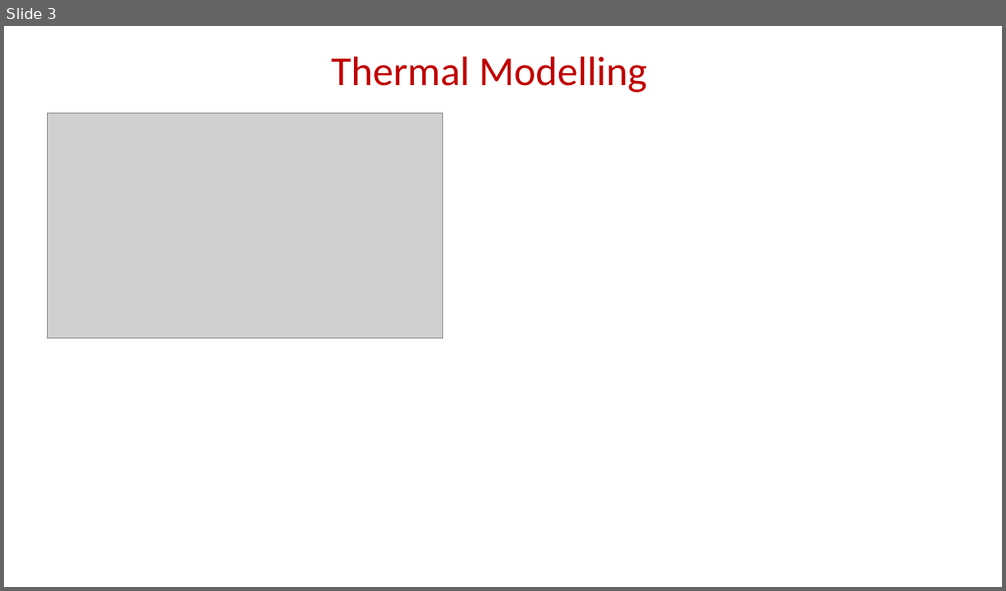
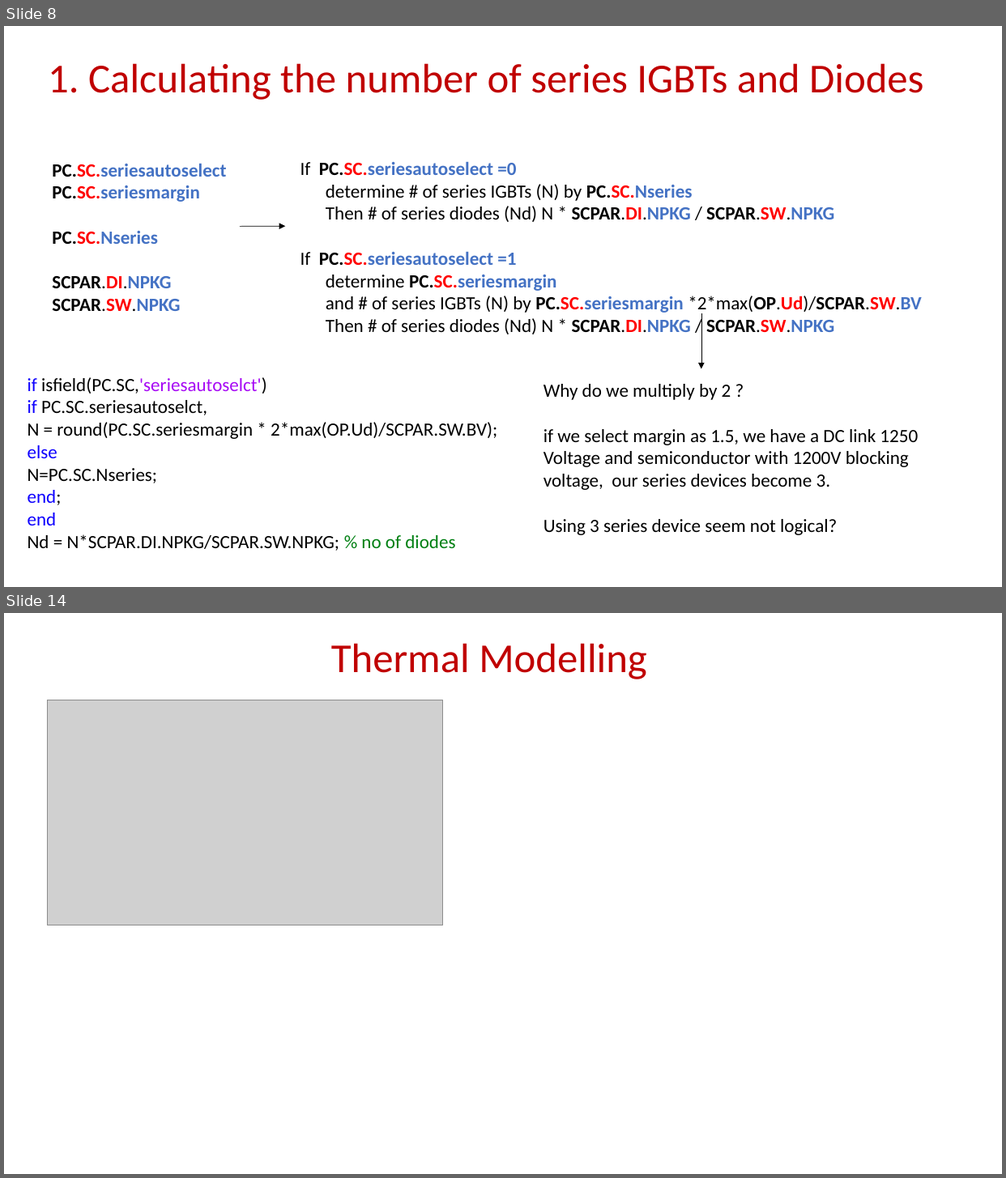
Before and after one commit to EnesAyaz/KTH, a slide deck: Weekly-Reports/IterativeSolutuon.pptx. Shown one above the other, each under a label of ours: slide 3 before the commit, slides 8 and 14 after it; the slides between them are not shown. The pictures are 1006x591 and 1006x1178 pixels, drawn with LibreOffice and Linux fonts; fonts in the diff are those of the drawing; grey boxes stand for pictures. Boxes give left, top, right and bottom in pixels: in the first picture for what was removed or moved away, otherwise in the second. Text is boxed around its words. In the diff, an @@ line names an element or a change of style, - is before the commit and + after.

```diff
--- a/Weekly-Reports/IterativeSolutuon.pptx
+++ b/Weekly-Reports/IterativeSolutuon.pptx
@@ slide 8 added at (4,26,1002,587), background #FFFFFF @@
@@ title added at (48,63,923,100), 39.6 pt, text #C00000 @@
+1. Calculating the number of series IGBTs and Diodes
@@ text added at (52,164,226,311), 18 pt, text #4472C4, bold @@
+PC.SC.seriesautoselect
+PC.SC.seriesmargin
+PC.SC.Nseries
+SCPAR.DI.NPKG
+SCPAR.SW.NPKG
@@ text added at (300,162,922,335), 18 pt, text #000000, bold @@
+If PC.SC.seriesautoselect =0
+determine # of series IGBTs (N) by PC.SC.Nseries
+Then # of series diodes (Nd) N * SCPAR.DI.NPKG / SCPAR.SW.NPKG
+If PC.SC.seriesautoselect =1
+determine PC.SC.seriesmargin
+and # of series IGBTs (N) by PC.SC.seriesmargin *2*max(OP.Ud)/SCPAR.SW.BV
+Then # of series diodes (Nd) N * SCPAR.DI.NPKG / SCPAR.SW.NPKG
@@ arrow added from (240, 227) to (286, 226), #000000 0.5 pt @@
@@ arrow added from (701, 314) to (701, 369), #000000 0.5 pt @@
@@ text added at (27,378,497,551), 18 pt, text #000000 @@
+if isfield(PC.SC,'seriesautoselct')
+if PC.SC.seriesautoselct,
+N = round(PC.SC.seriesmargin * 2*max(OP.Ud)/SCPAR.SW.BV);
+else
+N=PC.SC.Nseries;
+end;
+end
+Nd = N*SCPAR.DI.NPKG/SCPAR.SW.NPKG; % no of diodes
@@ text added at (543,384,918,535), 18 pt, text #000000 @@
+Why do we multiply by 2 ?
+if we select margin as 1.5, we have a DC link 1250 Voltage and semiconductor with 1200V blocking voltage, our series devices become 3.
+Using 3 series device seem not logical?
@@ what was slide 3 is now slide 14 @@
```
Also in this commit, not shown: 1 slide changed, 9 other slides added, 1 slide removed, 7 other files.
